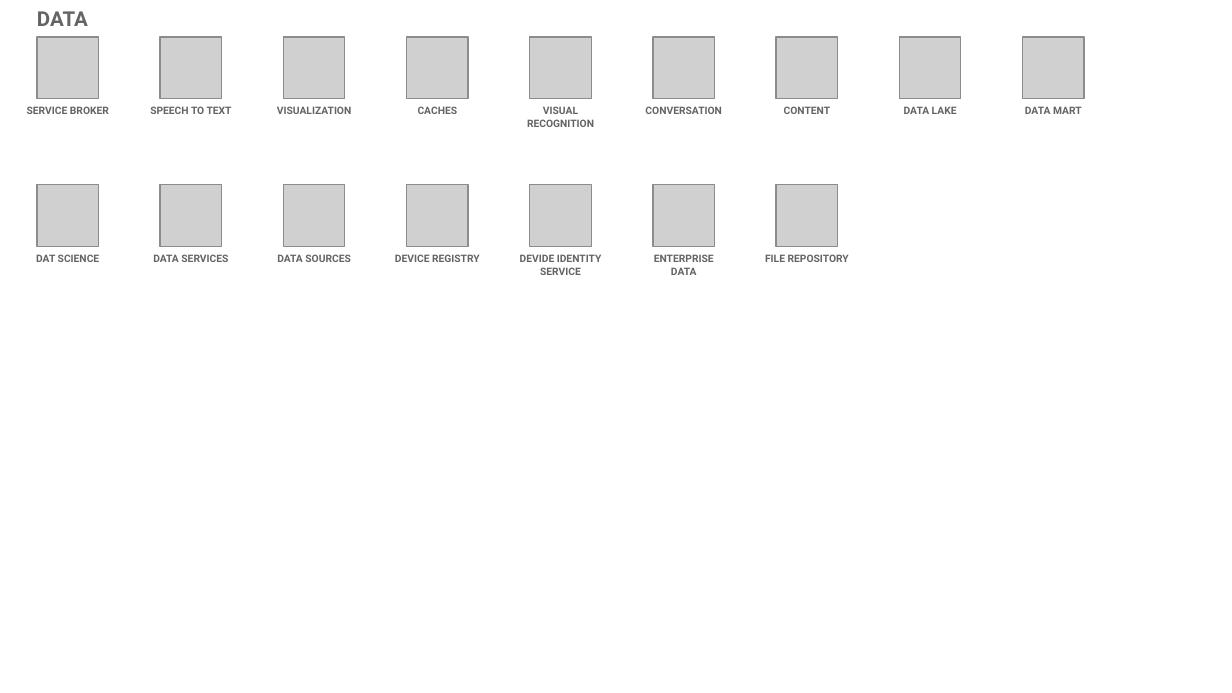
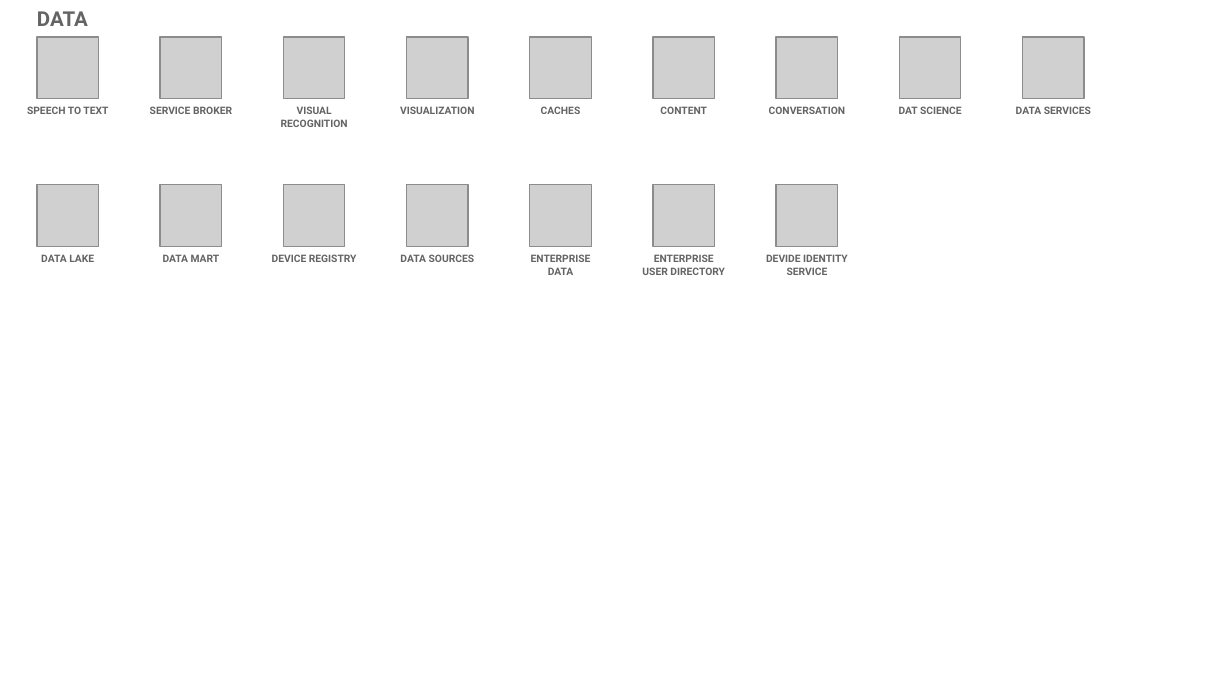
Before and after one commit to l2fprod/myarchitecture, a slide deck: slide 15 of mycatalog-architecture-diagram-template.pptx. Drawn at 1232x693 pixels with LibreOffice and Linux fonts; fonts in the diff are those of the drawing; grey boxes stand for pictures. Boxes give left, top, right and bottom in pixels: in the first picture for what was removed or moved away, otherwise in the second. Text is boxed around its words. In the diff, an @@ line names an element or a change of style, - is before the commit and + after.

```diff
--- a/mycatalog-architecture-diagram-template.pptx
+++ b/mycatalog-architecture-diagram-template.pptx
@@ text "VISUAL RECOGNITION": place and size @@
-text "VISUAL RECOGNITION" at bbox=[527, 106, 594, 127]
+text "VISUAL RECOGNITION" at bbox=[281, 106, 348, 127]
@@ text at bbox=[899, 106, 962, 114]: text changed @@
-DATA LAKE
+DAT SCIENCE
@@ text at bbox=[1016, 106, 1091, 114]: text changed @@
-DATA MART
+DATA SERVICES
@@ text at bbox=[41, 254, 94, 262]: text changed @@
-DAT SCIENCE
+DATA LAKE
@@ text at bbox=[163, 254, 220, 262]: text changed @@
-DATA SERVICES
+DATA MART
@@ 3 texts: place and size @@
-3 texts at bbox=[150, 106, 831, 262]
+3 texts at bbox=[27, 106, 707, 262]
@@ 5 texts: place and size @@
-5 texts at bbox=[27, 106, 721, 262]
+5 texts at bbox=[150, 106, 845, 262]
@@ text at bbox=[531, 254, 591, 275]: text changed @@
-DEVIDE IDENTITY SERVICE
+ENTERPRISE DATA
@@ text at bbox=[642, 254, 725, 275]: text changed @@
-ENTERPRISE DATA
+ENTERPRISE USER DIRECTORY
@@ text at bbox=[766, 254, 848, 275]: text changed @@
-FILE REPOSITORY
+DEVIDE IDENTITY SERVICE
```
Also in this commit, not shown: 13 other slides changed, 1 slide added, 1 slide removed.
